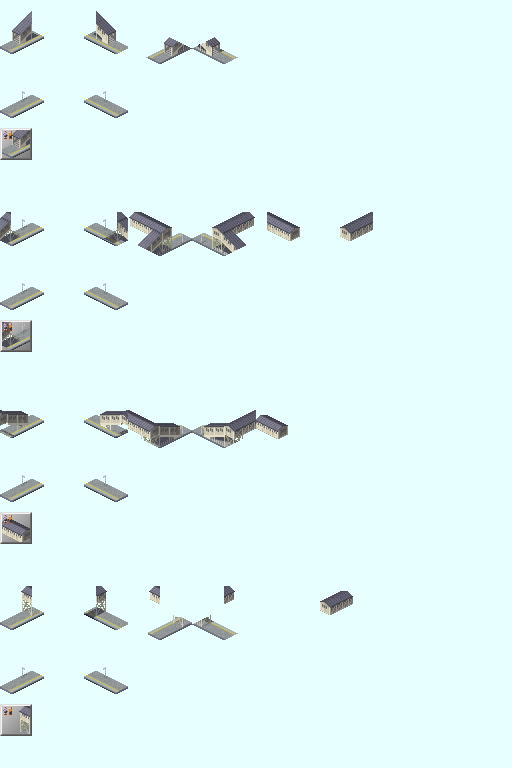
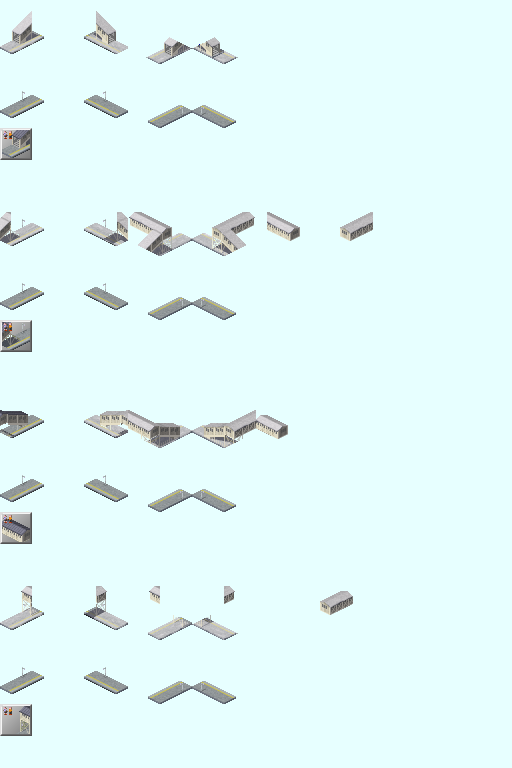
Two versions of the same layered image (512x768). Layer-by-layer changes:
added layer "貼り付けられたレイヤー #74" above "貼り付けられたレイヤー #73" over bbox(148, 681, 236, 704)
added layer "貼り付けられたレイヤー #73" above "貼り付けられたレイヤー #72" over bbox(148, 297, 236, 320)
added layer "貼り付けられたレイヤー #72" above "貼り付けられたレイヤー #71" over bbox(148, 489, 236, 512)
added layer "貼り付けられたレイヤー #71" above "Fences コピー" over bbox(148, 105, 236, 128)
showed group "Snow4" (5 layers) over bbox(0, 586, 353, 640)
showed group "Snow3" (4 layers) over bbox(84, 410, 288, 448)
showed group "Snow2" (6 layers) over bbox(0, 212, 373, 256)
showed group "Snow" (4 layers) over bbox(0, 11, 236, 64)
moved "貼り付けられたレイヤー #56" into group "Snow" over bbox(148, 37, 192, 64)
